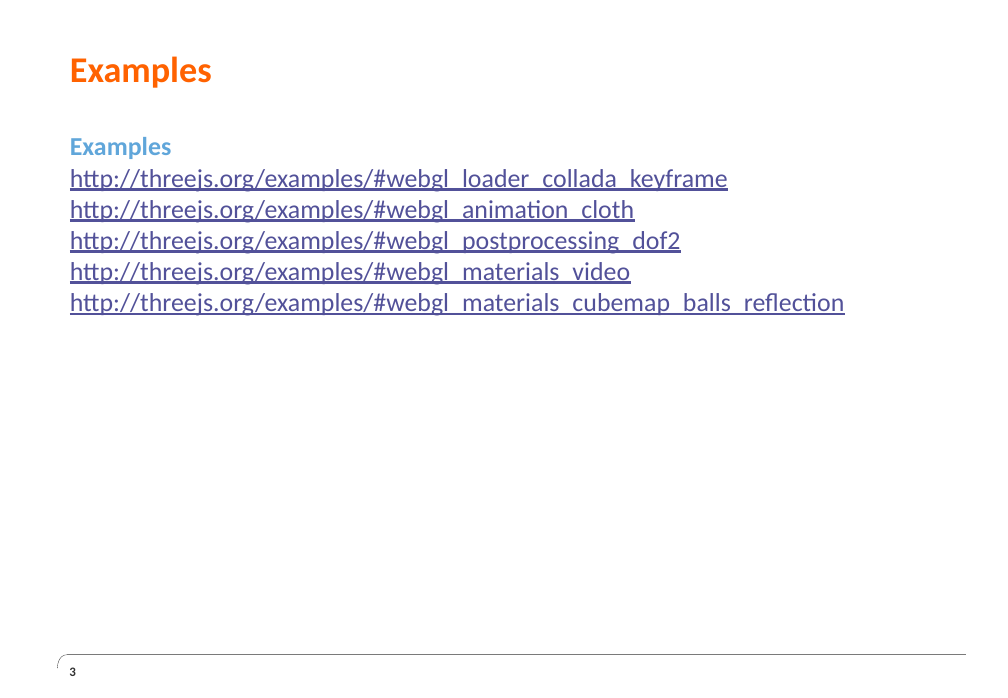
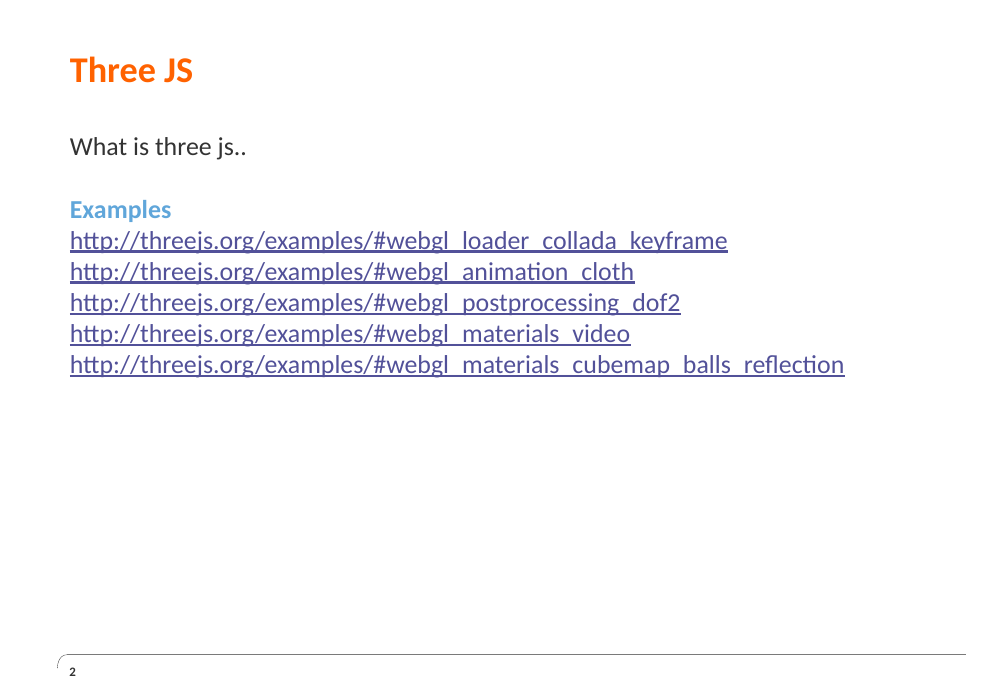
Before and after one commit to JesseBrand/WebGL, a slide deck: slide 2 of ppt/Presentatie Chaptermeeting WebGL 2.pptx (slide 3 before the commit). Drawn at 1008x698 pixels with LibreOffice and Linux fonts; fonts in the diff are those of the drawing; background and template pictures are left out. Boxes give left, top, right and bottom in pixels: in the first picture for what was removed or moved away, otherwise in the second. Text is boxed around its words. In the diff, an @@ line names an element or a change of style, - is before the commit and + after.

```diff
--- a/ppt/Presentatie Chaptermeeting WebGL 2.pptx
+++ b/ppt/Presentatie Chaptermeeting WebGL 2.pptx
@@ title at (x1=70, y1=56, x2=193, y2=83): text changed @@
-Examples
+Three JS
@@ text at (x1=70, y1=137, x2=247, y2=160): paragraph added @@
+What is three js..
```
Also in this commit, not shown: 1 other slide changed, 1 slide removed.
